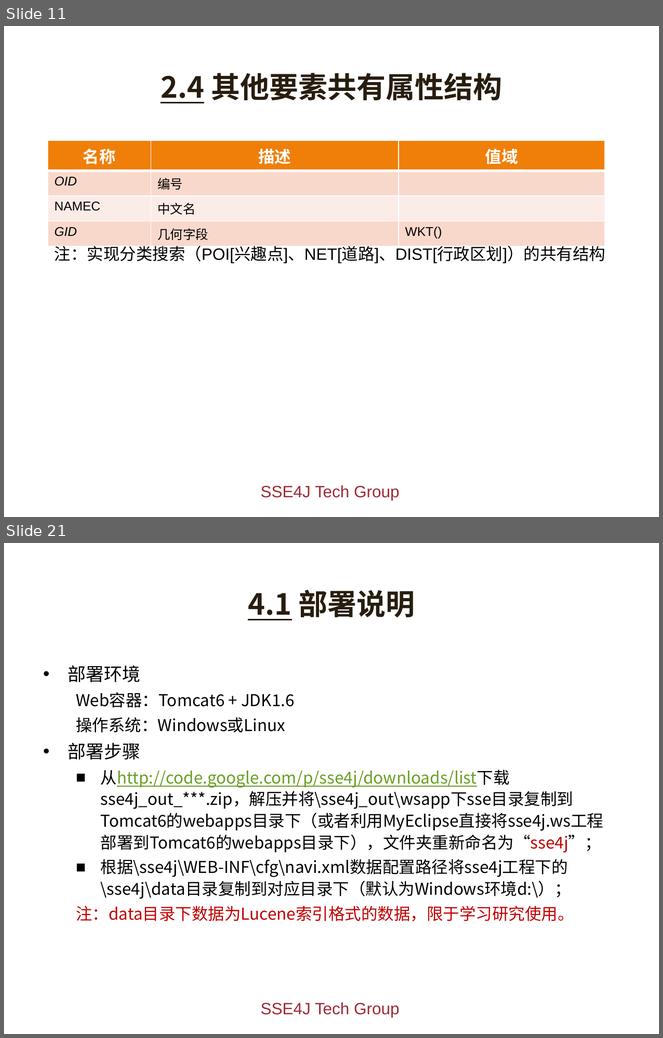
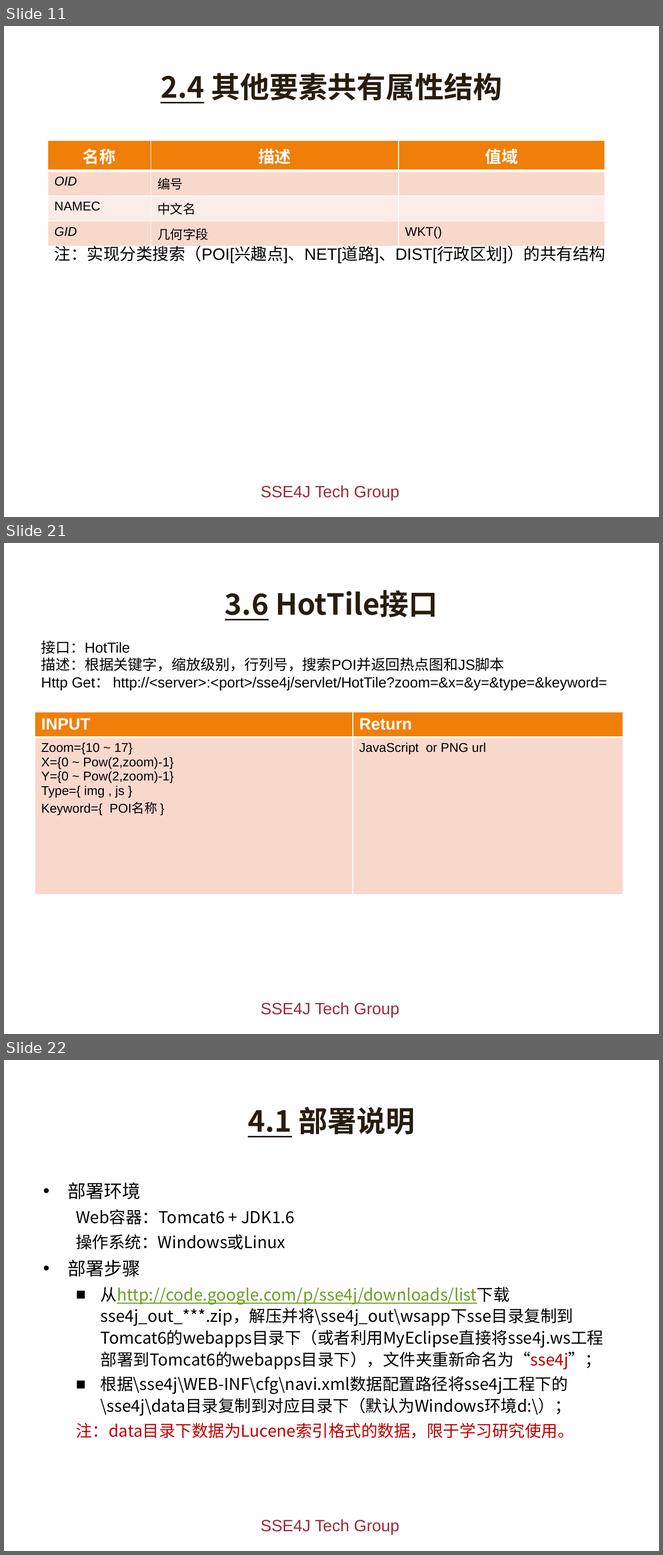
Before and after one commit to giszh86/sse4j, a slide deck: doc/sse4j.pptx. Shown one above the other, each under a label of ours: slides 11 and 21 before the commit, slides 11, 21 and 22 after it; the slides between them are not shown. The pictures are 663x1038 and 663x1555 pixels, drawn with LibreOffice and Linux fonts; fonts in the diff are those of the drawing; background and template pictures are left out. Boxes give left, top, right and bottom in pixels: in the first picture for what was removed or moved away, otherwise in the second. Text is boxed around its words. In the diff, an @@ line names an element or a change of style, - is before the commit and + after.

```diff
--- a/doc/sse4j.pptx
+++ b/doc/sse4j.pptx
@@ slide 21 added at (x1=4, y1=543, x2=659, y2=1034), background picture (left out); not listed: 1 template element that a slide beside it also shows @@
@@ title added at (x1=225, y1=590, x2=438, y2=620), 32 pt, text #271D0F, bold @@
+3.6 HotTile接口
@@ text added at (x1=41, y1=640, x2=608, y2=690), 16 pt, text #000000 @@
+接口：HotTile
+描述：根据关键字，缩放级别，行列号，搜索POI并返回热点图和JS脚本
+Http Get： http://<server>:<port>/sse4j/servlet/HotTile?zoom=&x=&y=&type=&keyword=
@@ table added at (x1=35, y1=712, x2=624, y2=896), 2 rows, 2 columns @@
+INPUT | Return
+Zoom={10 ~ 17} / X={0 ~ Pow(2,zoom)-1} / Y={0 ~ Pow(2,zoom)-1} / Type={ img , js } / Keyword={ POI名称 } | JavaScript or PNG url
@@ what was slide 21 is now slide 22 @@
```
Also in this commit, not shown: 11 slides changed.
